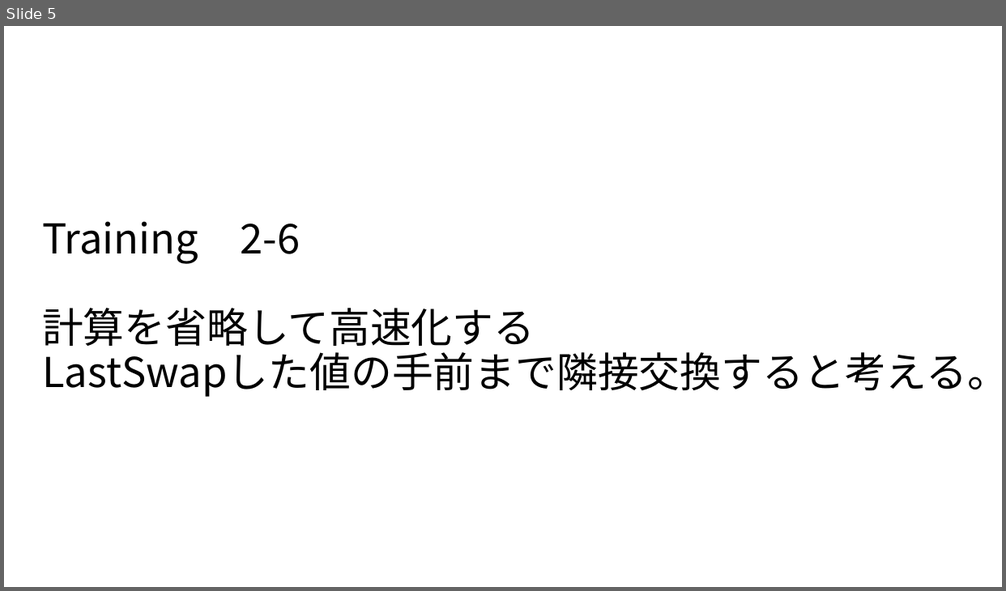
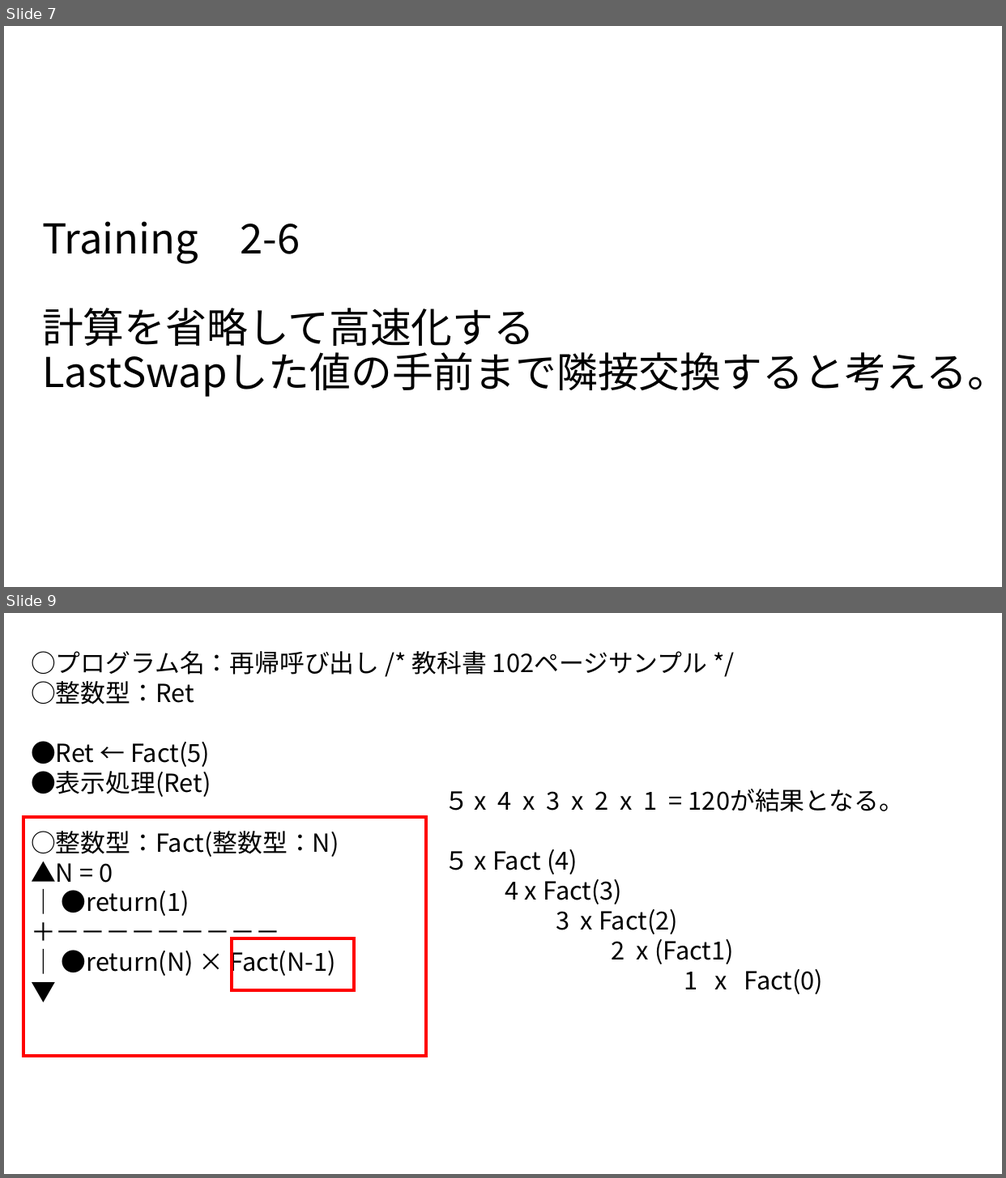
Before and after one commit to masakage/algorithm, a slide deck: docs/第12回挿入法による整列・再起処理.pptx. Shown one above the other, each under a label of ours: slide 5 before the commit, slides 7 and 9 after it; the slides between them are not shown. The pictures are 1006x591 and 1006x1178 pixels, drawn with LibreOffice and Linux fonts; fonts in the diff are those of the drawing. Boxes give left, top, right and bottom in pixels: in the first picture for what was removed or moved away, otherwise in the second. Text is boxed around its words. In the diff, an @@ line names an element or a change of style, - is before the commit and + after.

```diff
--- a/docs/第12回挿入法による整列・再起処理.pptx
+++ b/docs/第12回挿入法による整列・再起処理.pptx
@@ slide 9 added at (4,613,1002,1174), background #FFFFFF @@
@@ text added at (31,651,707,978), 24 pt, text #000000 @@
+○プログラム名：再帰呼び出し /* 教科書 102ページサンプル */
+○整数型：Ret
+●Ret ← Fact(5)
+●表示処理(Ret)
+○整数型：Fact(整数型：N)
+▲N = 0
+｜ ●return(1)
+＋－－－－－－－－－
+｜ ●return(N) × Fact(N-1)
+▼
@@ text added at (444,789,904,995), 24 pt, text #000000 @@
+５ x 4 x 3 x 2 x 1 = 120が結果となる。
+５ x Fact (4)
+4 x Fact(3)
+3 x Fact(2)
+2 x (Fact1)
+1 x Fact(0)
@@ rectangle added at (23,817,426,1056), outline #FF0000 3 pt @@
@@ rectangle added at (232,939,355,991), outline #FF0000 3 pt @@
@@ what was slide 5 is now slide 7 @@
```
Also in this commit, not shown: 1 slide changed, 3 other slides added.
